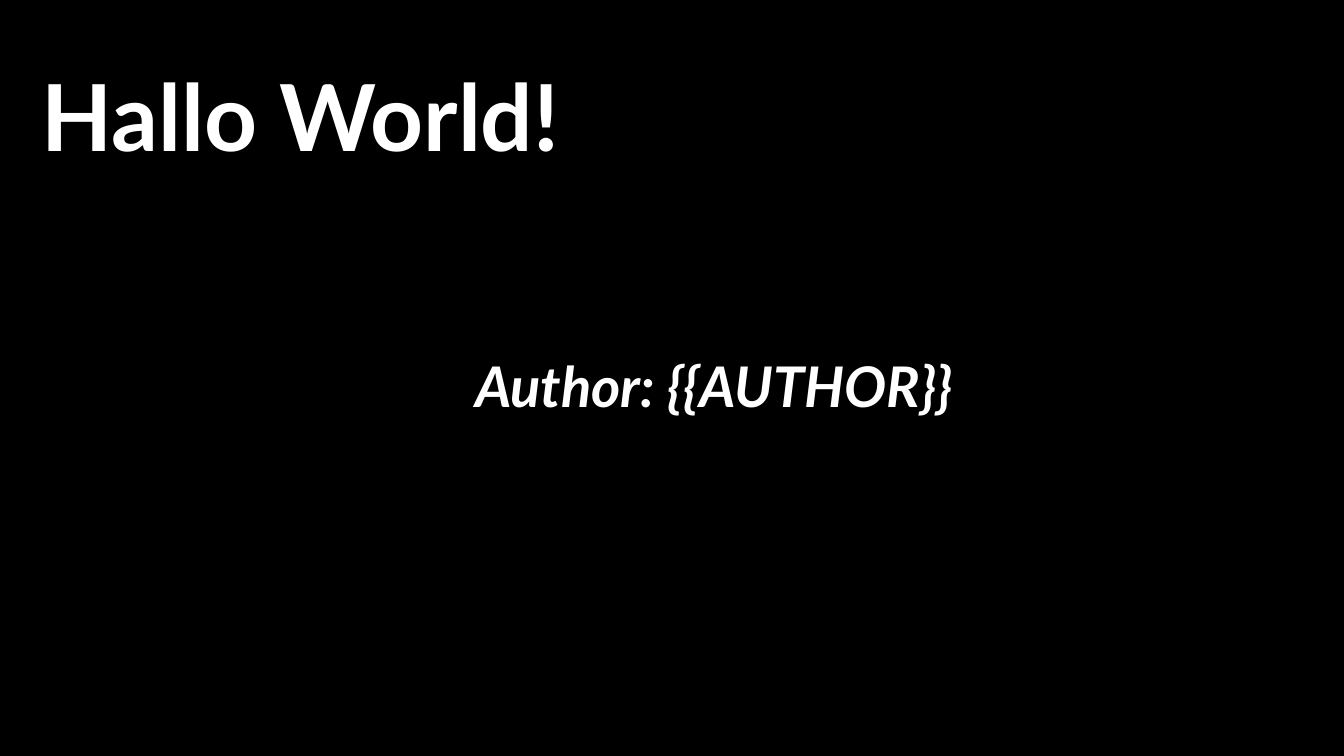
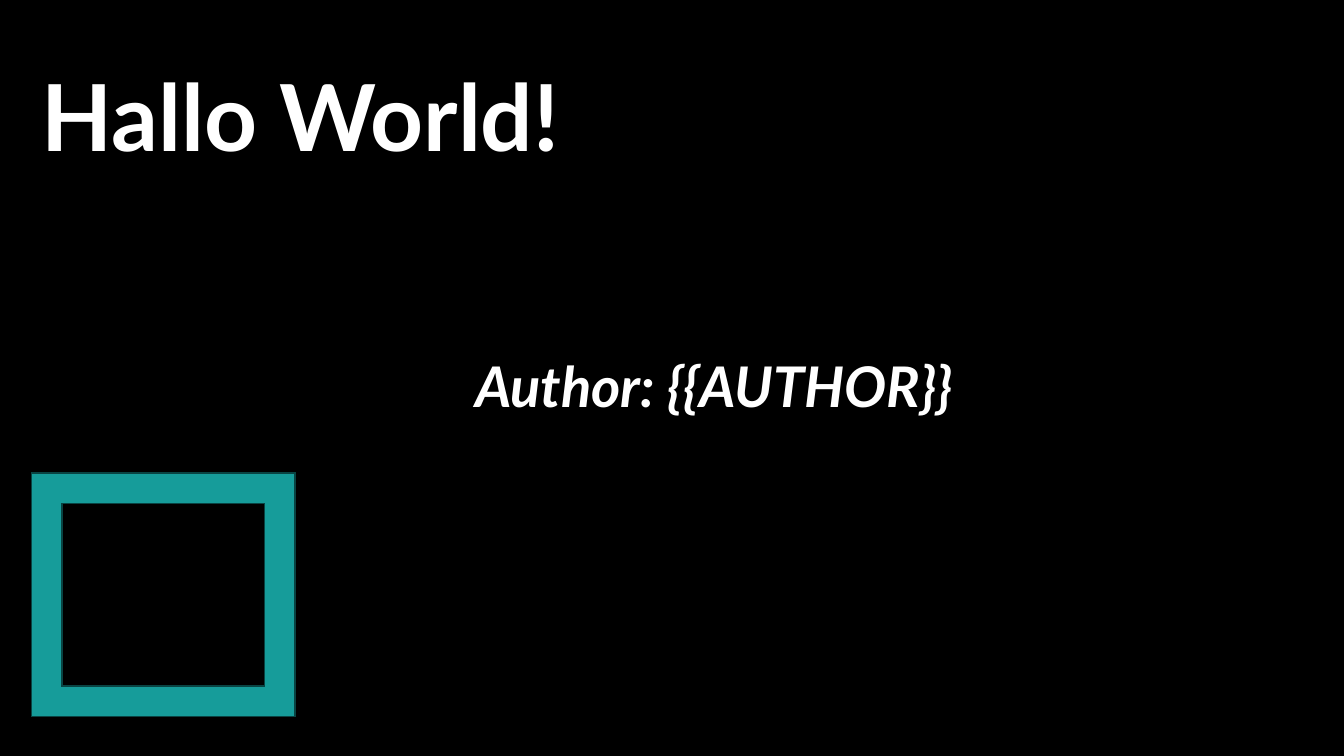
Before and after one commit to luuk005/pptxvars, a slide deck: slide 1 of templates/example_prs.pptx. Drawn at 1344x756 pixels with LibreOffice and Linux fonts; fonts in the diff are those of the drawing; background and template pictures are left out. Boxes give left, top, right and bottom in pixels: in the first picture for what was removed or moved away, otherwise in the second. Text is boxed around its words. In the diff, an @@ line names an element or a change of style, - is before the commit and + after.

```diff
--- a/templates/example_prs.pptx
+++ b/templates/example_prs.pptx
@@ frame added at <box>31,473,294,717</box>, fill #169C9A, outline #0A4443 1 pt @@
```
Also in this commit, not shown: 1 slide added, 6 other files.
